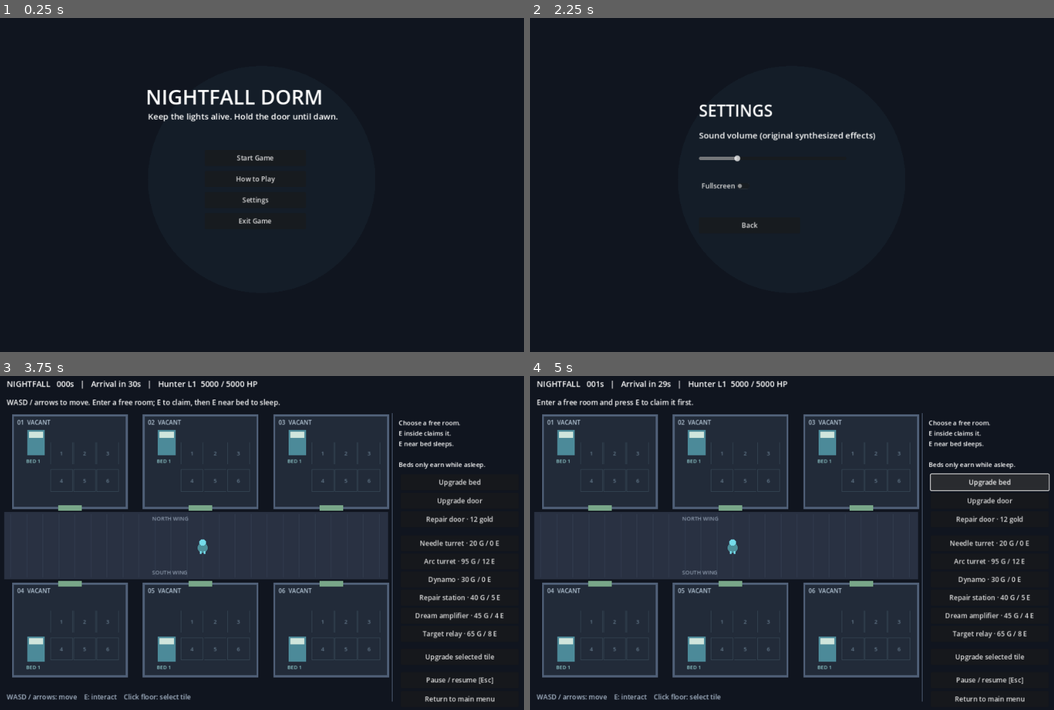
Above: before the commit, frames 1-4 (two rows, left to right).
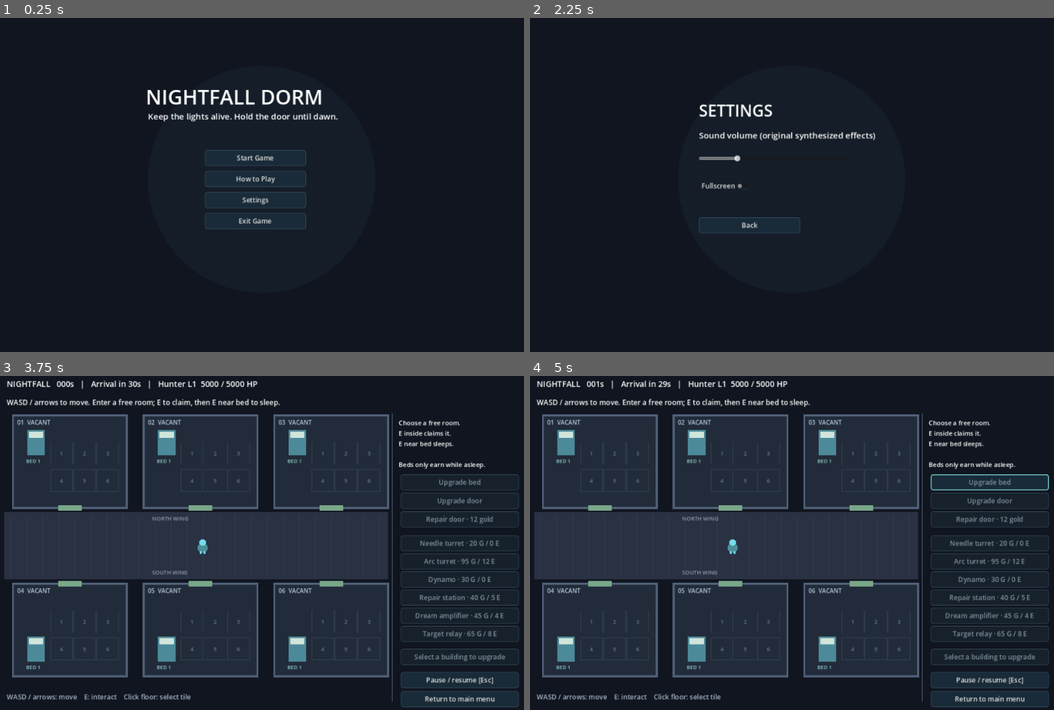
Above: after the commit, the same moments.

Repository: fahim23022003-ai/nightfall-dorm
Game: Godot game, scene res://scenes/main.tscn
Two runs of this game, one before a commit and one after it. Both use one fixed random seed, a clock stepped at 60 frames per second and the inputs below.
Inputs (mouse positions are in pixels of both pictures, inside the frame that each line leads up to):
- Up to frame 1 (0.25 s): no input
- Up to frame 2 (2.25 s): click "How to Play" at 0.5 s; click "Back" at 1.25 s; click "Settings" at 2 s
- Up to frame 3 (3.75 s): click "Back" at 2.75 s; click "Start Game" at 3.5 s
- Up to frame 4 (5 s): click (991, 482) at 4.25 s, where only the run before the commit has a clickable "Upgrade bed"

The runs differ from the first frame. In frame 1, 3.4% of the frame differs, in the area x 39-59%, y 39-64%; in frame 2, 0.9%; in frame 3, 4.3%; in frame 4, 5.2%, in the area x 1-100%, y 6-100%.

Commit message:
Improve purchase clarity, capture gameplay evidence and export Windows playtest

Diff:
--- /dev/null
+++ b/docs/evidence/windows-artifact.json
@@ -0,0 +1,9 @@
+{
+  "file": "builds/windows/NightfallDorm.exe",
+  "bytes": 104563208,
+  "sha256": "cba1b644a620ffdaaccf31b21f4d78ce5d5fae8d08e2df3b762406fd94f7b954",
+  "architecture": "PE32+ x86_64",
+  "embedded_pck_footer": "GDPC verified",
+  "native_windows_execution": "UNVERIFIED",
+  "template_archive_sha512": "da606b61c10157844f8300172df374472665f95015495cb1a7cd132c40ede404faa96cc1016a4b9662db9909ddea69632c4948b2cd11163438dad4808881fb68"
+}
--- a/scripts/game.gd
+++ b/scripts/game.gd
@@ -122,7 +122,7 @@
   draw_colored_polygon(PackedVector2Array([p+Vector2(0,-23),p+Vector2(18,17),p+Vector2(4,10),p+Vector2(-5,20),p+Vector2(-18,14)]),color)
   draw_circle(p+Vector2(-5,-3),3,Color("10151f"))
   draw_circle(p+Vector2(5,-3),3,Color("10151f"))
-  text_at(HunterState.State.keys()[model.hunter.state],p+Vector2(-25,-30),Color("f2a1ae"),12)
+  text_at(HunterState.State.keys()[model.hunter.state],Vector2(clampf(p.x+26,35,880),p.y-8),Color("f2a1ae"),12)
  for f in floating:
   text_at(f.text,f.position,Color(0.95,0.8,0.3,f.life),17)
  draw_line(Vector2(950,95),Vector2(950,780),Color("61718c"),2)
--- a/scripts/interface.gd
+++ b/scripts/interface.gd
@@ -9,6 +9,7 @@
 var buttons: Array = []
 var bed_button: Button
 var door_button: Button
+var actions: Dictionary = {}
 
 func _init(owner_game = null):
  game = owner_game
@@ -24,6 +25,7 @@
  for child in panel.get_children():
   child.queue_free()
  buttons.clear()
+ actions.clear()
 
 func label_at(text: String, pos: Vector2, size: int = 20, width: float = 900) -> Label:
  var label = Label.new()
@@ -41,6 +43,16 @@
  b.position = pos
  b.size = Vector2(width,38)
  b.pressed.connect(callback)
+ for state in ["normal","hover","pressed","disabled","focus"]:
+  var style = StyleBoxFlat.new()
+  style.bg_color = Color("243b49") if state == "hover" else Color("192b38")
+  if state == "disabled":
+   style.bg_color = Color("17212c")
+  style.border_color = Color("79d6d2") if state in ["hover","focus"] else Color("3d5567")
+  style.set_border_width_all(2 if state == "focus" else 1)
+  style.set_corner_radius_all(5)
+  b.add_theme_stylebox_override(state,style)
+ b.add_theme_color_override("font_disabled_color",Color("80909e"))
  panel.add_child(b)
  return b
 
@@ -87,15 +99,18 @@
  details = label_at("",Vector2(965,107),15,300)
  bed_button = button("Upgrade bed",Vector2(970,240),func(): purchase(game.model.upgrade_bed()),280)
  door_button = button("Upgrade door",Vector2(970,284),func(): purchase(game.model.upgrade_door()),280)
- button("Repair door · 12 gold",Vector2(970,328),func(): purchase(game.model.repair_door()),280)
+ actions.bed = bed_button
+ actions.door = door_button
+ actions.repair = button("Repair door · %d gold" % Catalog.REPAIR_COST,Vector2(970,328),func(): purchase(game.model.repair_door()),280)
  var y = 385
  for kind in Catalog.BUILDINGS:
   var data = Catalog.BUILDINGS[kind]
   var id = kind
   var build_button = button("%s · %d G / %d E" % [data.name,data.gold,data.power],Vector2(970,y),func(): purchase(game.model.buy(id,game.selected_tile)),280)
   build_button.tooltip_text = building_effect(kind)
+  actions["build:"+kind] = build_button
   y += 43
- button("Upgrade selected tile",Vector2(970,655),func(): purchase(game.model.upgrade_building(game.selected_tile)),280)
+ actions.upgrade = button("Upgrade selected tile",Vector2(970,655),func(): purchase(game.model.upgrade_building(game.selected_tile)),280)
  button("Pause / resume [Esc]",Vector2(970,710),game.toggle_pause,280)
  button("Return to main menu",Vector2(970,755),game.return_menu,280)
 
@@ -127,6 +142,73 @@
   bed_button.tooltip_text = "Next income: %s gold/s. Requires door level %d." % ["MAX" if room.bed_level>=4 else str(Catalog.BED_INCOME[room.bed_level+1]),maxi(1,room.bed_level)]
   door_button.tooltip_text = "Next durability: %s HP. Requires bed level %d. Preserves current damage." % ["MAX" if room.door_level>=4 else str(Catalog.DOOR_HP[room.door_level+1]),maxi(1,room.door_level)]
   details.tooltip_text = tile_description(room)
+ for action in actions:
+  var control = actions[action]
+  var reason = action_reason(action)
+  control.disabled = not reason.is_empty()
+  var effect = ""
+  if action.begins_with("build:"):
+   effect = building_effect(action.trim_prefix("build:"))
+  elif action == "bed" and room != null:
+   effect = bed_button.tooltip_text.get_slice("\n",0)
+  elif action == "door" and room != null:
+   effect = door_button.tooltip_text.get_slice("\n",0)
+  elif action == "upgrade" and room != null:
+   effect = tile_description(room)
+  control.tooltip_text = effect + ("\n" if not effect.is_empty() else "") + (reason if not reason.is_empty() else "Ready to purchase.")
+ if room != null and room.buildings.has(game.selected_tile):
+  var selected = room.buildings[game.selected_tile]
+  var data = Catalog.BUILDINGS[selected.kind]
+  actions.upgrade.text = "Building L%d · MAX" % selected.level if selected.level >= Catalog.BUILDING_MAX_LEVEL else "Upgrade L%d · %dG / %dE" % [selected.level,data.gold*selected.level,(data.power+3)*selected.level]
+ else:
+  actions.upgrade.text = "Select a building to upgrade"
+
+func action_reason(action: String) -> String:
+ # Read-only presentation query: never spend resources or change last_error.
+ var m = game.model
+ if not m.running:
+  return "Paused. Resume to purchase."
+ if m.result != "":
+  return "The match has ended."
+ var room = m.player()
+ if room == null:
+  return "Claim a room first."
+ if not room.alive:
+  return "Resident eliminated."
+ var gold = 0.0
+ var power = 0.0
+ if action == "bed":
+  if room.bed_level >= Catalog.BED_COST.size(): return "Maximum bed level."
+  if room.door_level < maxi(0,room.bed_level-1): return "Requires door level %d." % room.bed_level
+  gold = Catalog.BED_COST[room.bed_level]
+  power = Catalog.BED_POWER[room.bed_level]
+ elif action == "door":
+  if room.door_hp <= 0: return "Door destroyed."
+  if room.door_level >= Catalog.DOOR_COST.size(): return "Maximum door level."
+  if room.bed_level < maxi(0,room.door_level-1): return "Requires bed level %d." % room.door_level
+  gold = Catalog.DOOR_COST[room.door_level]
+  power = Catalog.DOOR_POWER[room.door_level]
+ elif action == "repair":
+  if room.door_hp <= 0: return "Destroyed doors cannot be repaired."
+  if room.door_hp >= room.max_hp(): return "Door already at full health."
+  gold = Catalog.REPAIR_COST
+ elif action.begins_with("build:"):
+  if not room.sleeping: return "Sleep in your bed before building."
+  if game.selected_tile < 0 or game.selected_tile > 5: return "Select a numbered floor tile in your room."
+  if room.buildings.has(game.selected_tile): return "Tile occupied. Select an empty numbered tile."
+  var kind = action.trim_prefix("build:")
+  if kind == "heavy" and room.bed_level < 1: return "Requires bed level 2."
+  gold = Catalog.BUILDINGS[kind].gold
+  power = Catalog.BUILDINGS[kind].power
+ elif action == "upgrade":
+  if not room.buildings.has(game.selected_tile): return "Select an existing building."
+  var b = room.buildings[game.selected_tile]
+  if b.level >= Catalog.BUILDING_MAX_LEVEL: return "Maximum building level."
+  gold = Catalog.BUILDINGS[b.kind].gold*b.level
+  power = (Catalog.BUILDINGS[b.kind].power+3)*b.level
+ if room.gold+0.00001 < gold: return "Need %d more gold." % ceili(gold-room.gold)
+ if room.electricity+0.00001 < power: return "Need %d more electricity. Build a Dynamo." % ceili(power-room.electricity)
+ return ""
 
 func tile_description(room: RoomState) -> String:
  if not room.buildings.has(game.selected_tile):
@@ -134,8 +216,8 @@
  var b = room.buildings[game.selected_tile]
  var d = Catalog.BUILDINGS[b.kind]
  if b.level >= Catalog.BUILDING_MAX_LEVEL:
-  return "%s L%d · MAX" % [b.kind.capitalize(),b.level]
- return "%s L%d · up %dG/%dE" % [b.kind.capitalize(),b.level,d.gold*b.level,(d.power+3)*b.level]
+  return "%s L%d · MAX" % [d.name,b.level]
+ return "%s L%d" % [d.name,b.level]
 
 func show_result():
  clear()
--- /dev/null
+++ b/tests/ui_availability.gd
@@ -0,0 +1,90 @@
+extends SceneTree
+
+var checks = 0
+var failures = 0
+
+func check(value: bool, label: String):
+ checks += 1
+ if not value:
+  failures += 1
+  push_error("UI AVAILABILITY: " + label)
+
+func _initialize():
+ call_deferred("run")
+
+func run():
+ var game = load("res://scenes/main.tscn").instantiate()
+ root.add_child(game)
+ await process_frame
+ game.start_match()
+ game.sound_volume = 0
+ game.ui.update_match()
+ check(game.ui.actions.bed.disabled,"unclaimed room disables purchases")
+ for frame in range(3): game.ui.update_match()
+ check(game.ui.actions.bed.tooltip_text == "Claim a room first.","unclaimed tooltip does not accumulate repeated explanations")
+ game.model.claim_room(0)
+ var rng = RandomNumberGenerator.new()
+ rng.seed = 20261111
+ var kinds = Catalog.BUILDINGS.keys()
+ var actions = ["bed","door","repair","upgrade"]
+ for kind in kinds:
+  actions.append("build:"+kind)
+ for sample in range(160):
+  var source = RoomState.new(0)
+  source.owner = 0
+  source.gold = [0,20,25,100,1000][rng.randi_range(0,4)]
+  source.electricity = [0,5,30,100][rng.randi_range(0,3)]
+  source.bed_level = rng.randi_range(0,4)
+  source.door_level = rng.randi_range(0,4)
+  source.door_hp = [0.0,source.max_hp()*0.5,source.max_hp()][rng.randi_range(0,2)]
+  source.sleeping = sample%3 != 0
+  source.alive = sample%11 != 0
+  source.last_error = "unchanged sentinel"
+  if sample%2 == 0:
+   source.buildings[0] = {"kind":kinds[sample%kinds.size()],"level":rng.randi_range(1,4),"cooldown":0.0,"flash":0.0}
+  game.model.running = sample%7 != 0
+  game.model.result = "victory" if sample%13 == 0 else ""
+  for action in actions:
+   var probe = RoomState.new(0)
+   for field in ["owner","gold","electricity","bed_level","door_level","door_hp","sleeping","alive","last_error"]:
+    probe.set(field,source.get(field))
+   probe.buildings = source.buildings.duplicate(true)
+   game.model.rooms[0] = probe
+   var reason = game.ui.action_reason(action)
+   check(probe.last_error == "unchanged sentinel" and probe.gold == source.gold and probe.electricity == source.electricity,"availability query is read-only")
+   var purchased = false
+   match action:
+    "bed": purchased = game.model.upgrade_bed()
+    "door": purchased = game.model.upgrade_door()
+    "repair": purchased = game.model.repair_door()
+    "upgrade": purchased = game.model.upgrade_building(0)
+    _: purchased = game.model.buy(action.trim_prefix("build:"),0)
+   check(reason.is_empty() == purchased,"availability agrees with actual transaction: "+action)
+ game.model.result = ""
+ game.model.running = true
+ var room = RoomState.new(0)
+ room.owner = 0
+ room.sleeping = true
+ room.gold = 25
+ game.model.rooms[0] = room
+ game.ui.update_match()
+ check(not game.ui.actions["build:turret"].disabled,"affordable turret enabled")
+ check(game.ui.actions["build:generator"].disabled,"unaffordable generator disabled")
+ check("5 more gold" in game.ui.actions["build:generator"].tooltip_text,"shortage visible in tooltip")
+ room.gold = 1000
+ room.electricity = 100
+ room.build("turret",0)
+ game.ui.update_match()
+ check(game.ui.actions["build:generator"].disabled and not game.ui.actions.upgrade.disabled,"occupied tile changes available actions")
+ check("20G / 3E" in game.ui.actions.upgrade.text,"selected upgrade price visible")
+ game.model.running = false
+ game.ui.update_match()
+ check(game.ui.actions.upgrade.disabled and "Paused" in game.ui.actions.upgrade.tooltip_text,"pause availability explained")
+ game.model.running = true
+ game.selected_tile = 99
+ game.ui.update_match()
+ check(game.ui.actions["build:turret"].disabled,"invalid floor selection cannot advertise a valid purchase")
+ print("UI_AVAILABILITY_CHECKS=",checks," FAILURES=",failures)
+ game.queue_free()
+ await process_frame
+ quit(1 if failures else 0)
--- /dev/null
+++ b/tools/capture_fidelity.gd
@@ -0,0 +1,87 @@
+extends SceneTree
+# Rendered evidence, not manual play: fixed seeds, fixture claim/sleep, ordinary
+# starting funds and production BotAI decisions. Passive defeat uses no purchases.
+var game
+var captures: Dictionary = {}
+var output = "res://docs/screenshots/"
+
+func _initialize():
+ call_deferred("run")
+
+func capture(name: String, freeze_combat: bool = false):
+ if captures.has(name): return
+ captures[name] = true
+ var running = game.model.running
+ if freeze_combat: game.model.running = false
+ await process_frame
+ await process_frame
+ var path = ProjectSettings.globalize_path(output+name+".png")
+ await RenderingServer.frame_post_draw
+ var code = root.get_texture().get_image().save_png(path)
+ var room = game.model.player()
+ print("CAPTURE ",JSON.stringify({"file":name+".png","exit":code,"time":game.model.time,"result":game.model.result,"paused_for_frame":freeze_combat,"gold":room.gold if room != null else 0,"electricity":room.electricity if room != null else 0,"hunter_state":HunterState.State.keys()[game.model.hunter.state],"hunter_hp":game.model.hunter.hp,"shots":game.model.shots}))
+ if freeze_combat: game.model.running = running
+ if code != 0:
+  push_error("Screenshot capture failed: "+name)
+  quit(1)
+
+func run():
+ DirAccess.make_dir_recursive_absolute(ProjectSettings.globalize_path(output))
+ game = load("res://scenes/main.tscn").instantiate()
+ root.add_child(game)
+ await process_frame
+ root.title = "Nightfall Dorm Capture"
+ root.mode = Window.MODE_FULLSCREEN
+ game.sound_volume = 0
+ await create_timer(0.5).timeout
+ await capture("01-main-menu")
+ game.start_match()
+ game.model.reset(71)
+ await capture("02-full-dormitory")
+ game.model.claim_room(1)
+ game.model.player_position = game.model.player().bed_position()
+ await capture("03-room-claimed-fixture")
+ game.model.sleep_player()
+ Engine.time_scale = 4
+ var combat_only = "--combat-only" in OS.get_cmdline_user_args()
+ var started = Time.get_ticks_msec()
+ while game.model.result == "" and Time.get_ticks_msec()-started < 120000:
+  await process_frame
+  var room = game.model.player()
+  BotAI.tick(room,game.get_process_delta_time())
+  if game.model.time > 2: await capture("04-sleeping-income")
+  if room.bed_level >= 1 and room.door_level >= 1: await capture("05-bed-door-upgraded")
+  if room.buildings.has(0): await capture("06-turret-built")
+  if room.buildings.size() >= 6: await capture("07-electricity-support-buildings")
+  if game.model.hunter.state == HunterState.State.MOVE: await capture("08-hunter-approaching")
+  if game.model.hunter.state == HunterState.State.ATTACK: await capture("09-hunter-attacking",true)
+  for r in game.model.rooms:
+   for b in r.buildings.values():
+    if b.flash > 0: await capture("10-turrets-firing",true)
+  if combat_only and captures.has("09-hunter-attacking") and captures.has("10-turrets-firing"):
+   Engine.time_scale = 1
+   game.queue_free()
+   await process_frame
+   quit(0)
+   return
+ Engine.time_scale = 1
+ await capture("11-victory")
+ var victory = game.model.result == "victory"
+ print("ACTIVE_MATCH result=",game.model.result," time=",game.model.time)
+ game.start_match()
+ game.model.reset(8)
+ game.model.claim_room(2)
+ game.model.player_position = game.model.player().bed_position()
+ game.model.sleep_player()
+ Engine.time_scale = 4
+ started = Time.get_ticks_msec()
+ while game.model.result == "" and Time.get_ticks_msec()-started < 60000:
+  await process_frame
+ Engine.time_scale = 1
+ await capture("12-defeat")
+ var defeat = game.model.result == "defeat"
+ print("PASSIVE_MATCH result=",game.model.result," time=",game.model.time)
+ print("SCREENSHOTS=",captures.size()," VICTORY=",victory," DEFEAT=",defeat)
+ game.queue_free()
+ await process_frame
+ quit(0 if victory and defeat and captures.size() == 12 else 1)
Not shown, added: docs/evidence/windows-imports.txt
Not shown, added: docs/evidence/windows-template-verification.txt
Binary file added: docs/screenshots/01-main-menu.png
Not shown, added: docs/screenshots/01-main-menu.png.import
Binary file added: docs/screenshots/02-full-dormitory.png
Not shown, added: docs/screenshots/02-full-dormitory.png.import
Binary file added: docs/screenshots/03-room-claimed-fixture.png
Not shown, added: docs/screenshots/03-room-claimed-fixture.png.import
Binary file added: docs/screenshots/04-sleeping-income.png
Not shown, added: docs/screenshots/04-sleeping-income.png.import
Binary file added: docs/screenshots/05-bed-door-upgraded.png
Not shown, added: docs/screenshots/05-bed-door-upgraded.png.import
(and 32 more such lines)
